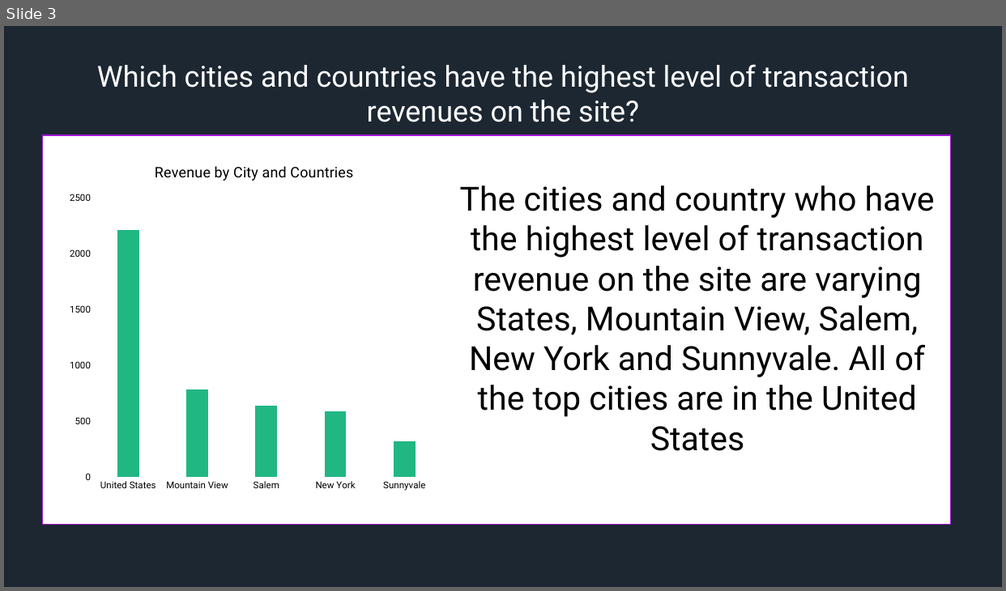
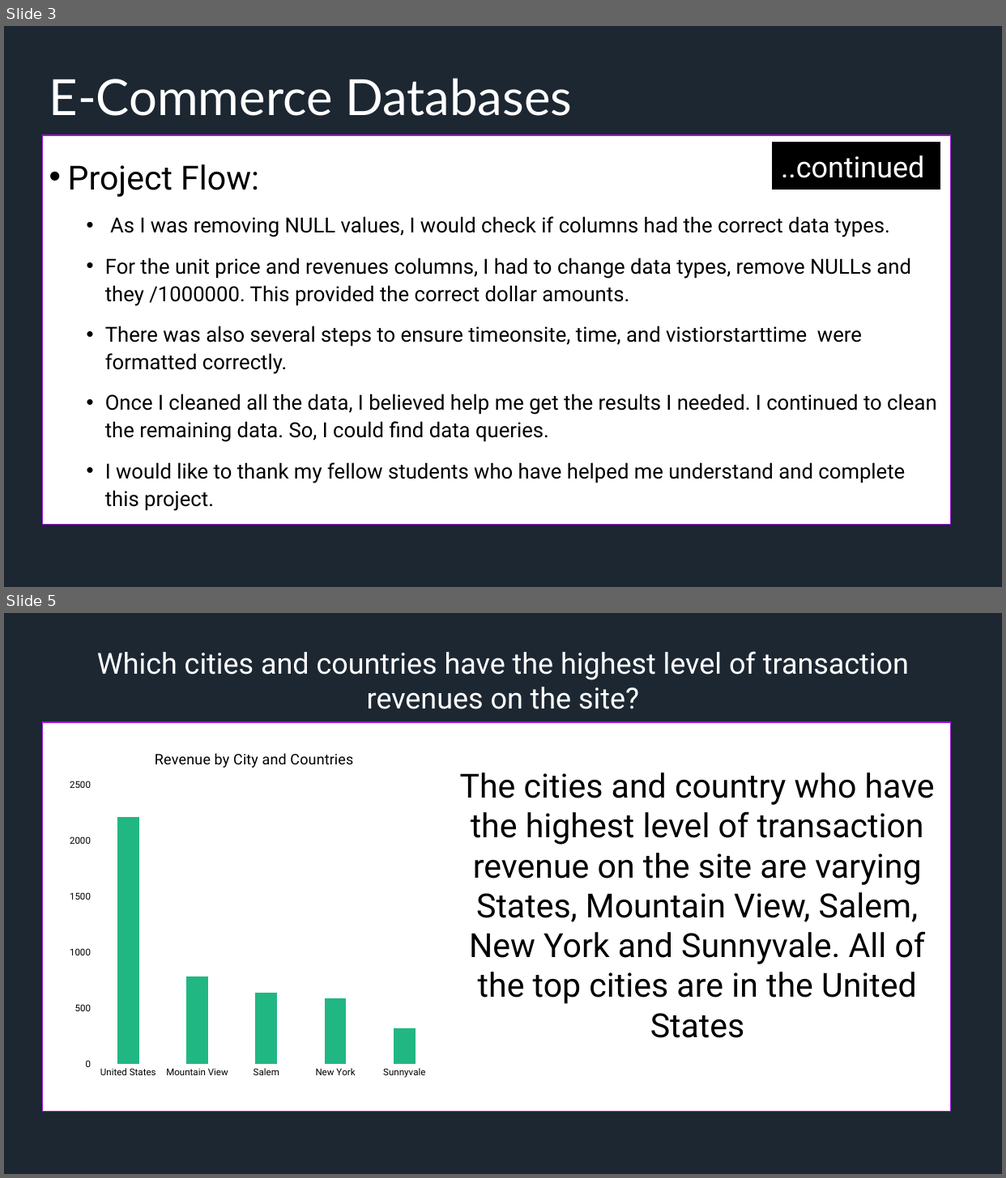
Before and after one commit to latleger/SQL-Project, a slide deck: presentation.pptx. Shown one above the other, each under a label of ours: slide 3 before the commit, slides 3 and 5 after it; the slides between them are not shown. The pictures are 1006x591 and 1006x1178 pixels, drawn with LibreOffice and Linux fonts; fonts in the diff are those of the drawing. Boxes give left, top, right and bottom in pixels: in the first picture for what was removed or moved away, otherwise in the second. Text is boxed around its words. In the diff, an @@ line names an element or a change of style, - is before the commit and + after.

```diff
--- a/presentation.pptx
+++ b/presentation.pptx
@@ slide 3 added at box(4, 26, 1002, 587), background #1C2732; not listed: 1 template element that a slide beside it also shows @@
@@ title added at box(49, 78, 572, 116), 48 pt, text #FFFFFF @@
+E-Commerce Databases
@@ rectangle added at box(43, 135, 951, 525), fill #FFFFFF, outline #A217D5 1 pt @@
@@ rectangle added at box(772, 143, 940, 189), fill #000000, outline #000000 1 pt, 28 pt, text #FFFFFF @@
+..continued
@@ text added at box(68, 165, 936, 511), 20 pt, text #000000 @@
+• Project Flow:
+  • As I was removing NULL values, I would check if columns had the correct data types.
+  • For the unit price and revenues columns, I had to change data types, remove NULLs and they /1000000. This provided the correct dollar amounts.
+  • There was also several steps to ensure timeonsite, time, and vistiorstarttime were formatted correctly.
+  • Once I cleaned all the data, I believed help me get the results I needed. I continued to clean the remaining data. So, I could find data queries.
+  • I would like to thank my fellow students who have helped me understand and complete this project.
@@ what was slide 3 is now slide 5 @@
```
Also in this commit, not shown: 1 slide changed, 2 other slides added.
